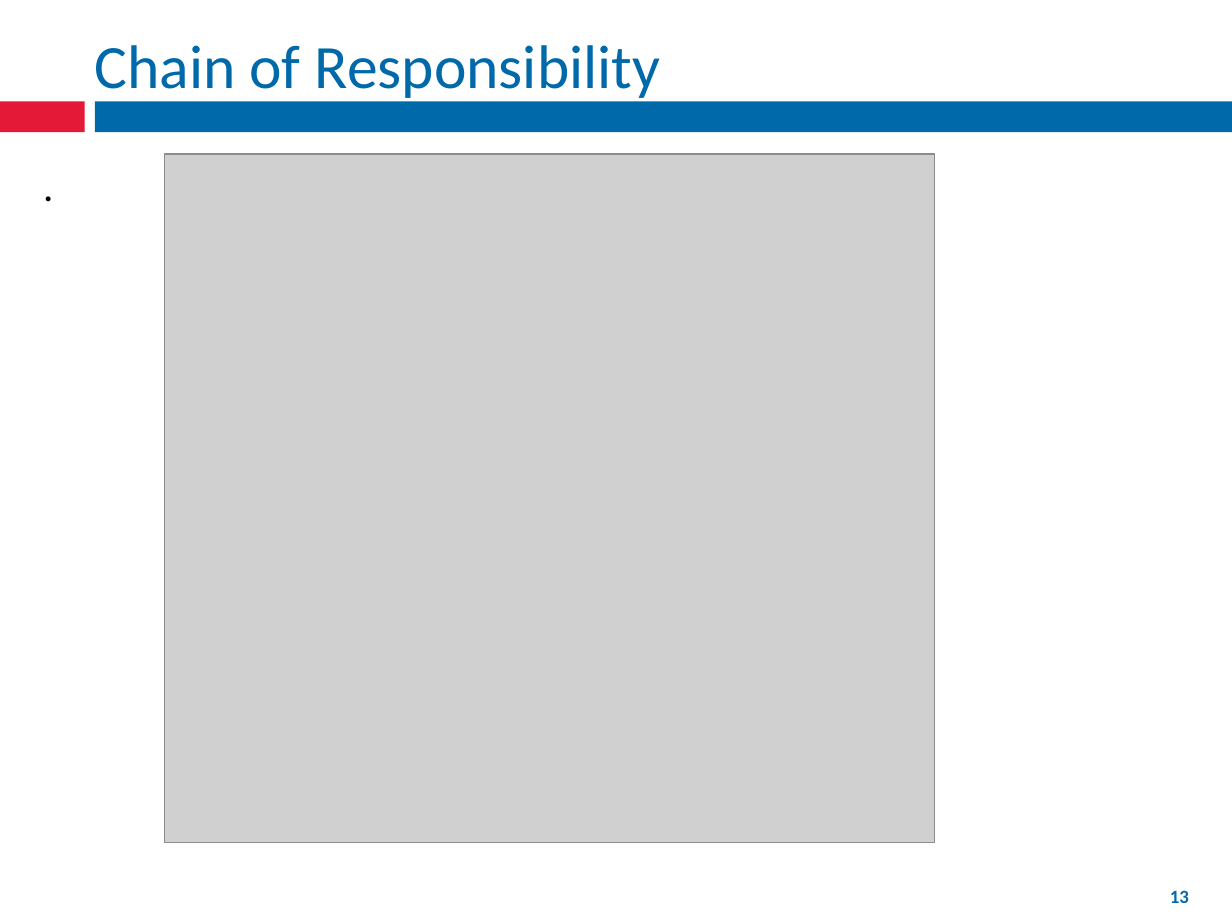
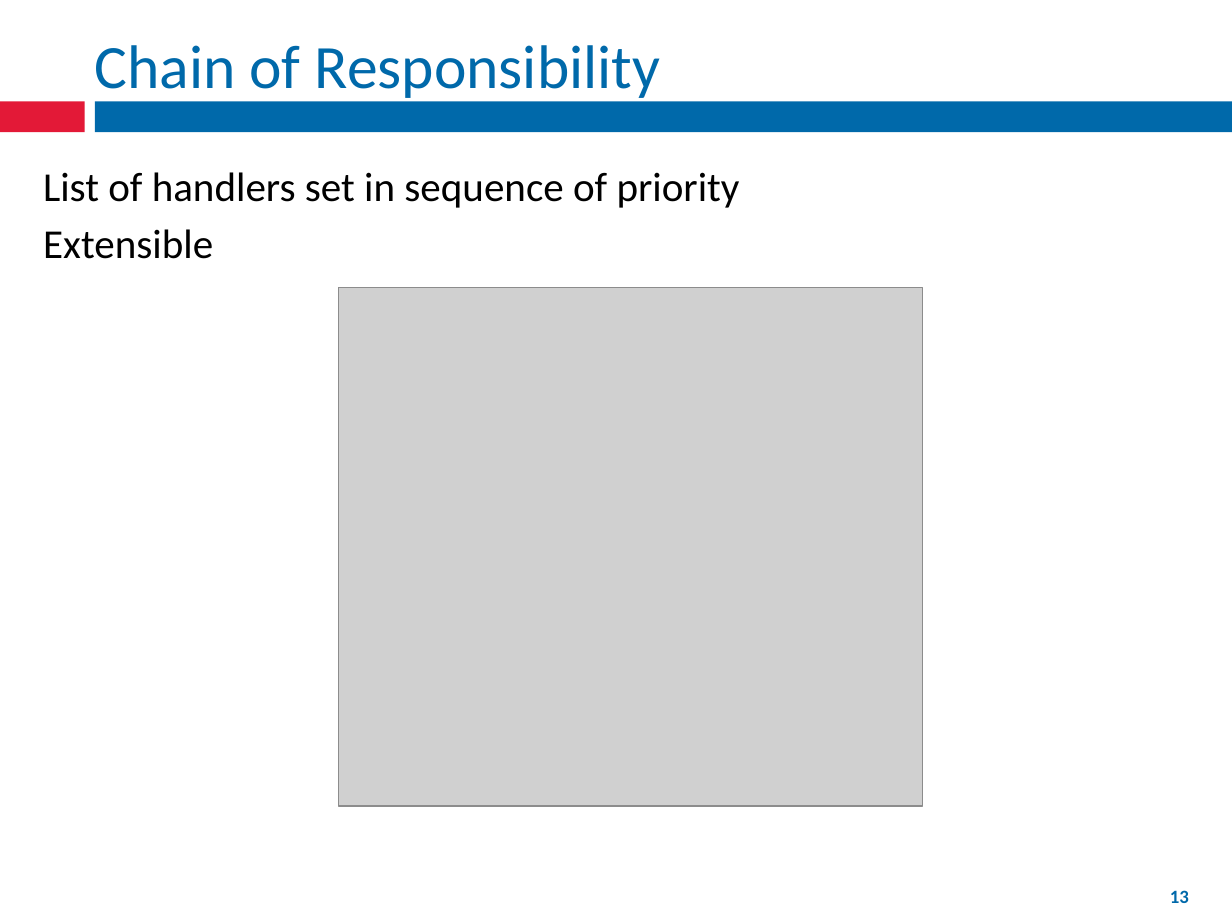
Before and after one commit to fernandozamoraj/design-patterns-presentation, a slide deck: slide 13 of Design Patterns Part 1.pptx. Drawn at 1232x924 pixels with LibreOffice and Linux fonts; fonts in the diff are those of the drawing; grey boxes stand for pictures. Boxes give left, top, right and bottom in pixels: in the first picture for what was removed or moved away, otherwise in the second. Text is boxed around its words. In the diff, an @@ line names an element or a change of style, - is before the commit and + after.

```diff
--- a/Design Patterns Part 1.pptx
+++ b/Design Patterns Part 1.pptx
@@ text at <box>43,172,740,259</box>: text changed @@
-.
+List of handlers set in sequence of priority
+Extensible
@@ picture: place and size @@
-picture at <box>164,154,934,843</box>
+picture at <box>339,287,923,806</box>
```
Also in this commit, not shown: 3 other slides changed, 16 other files.
